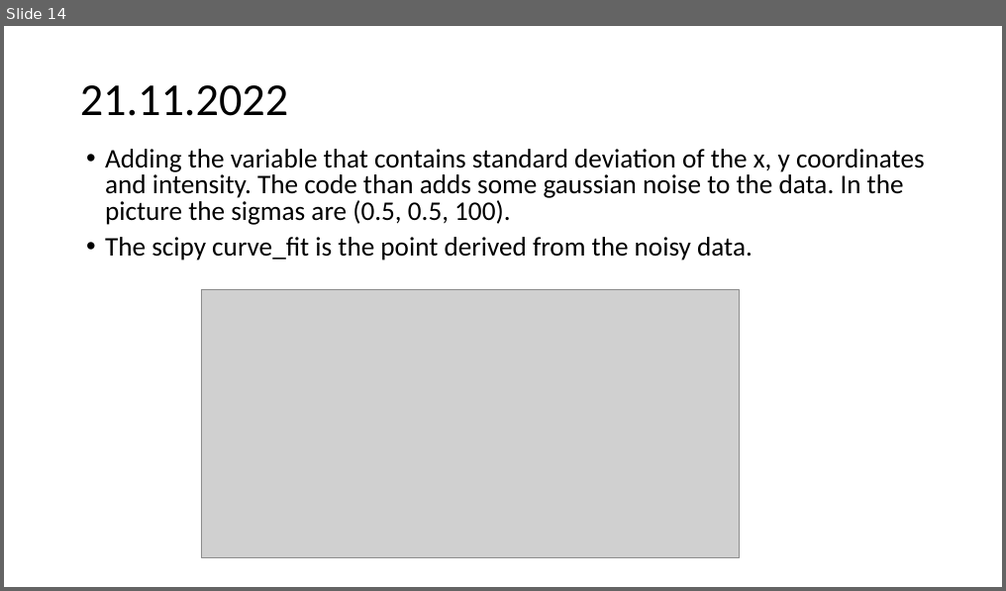
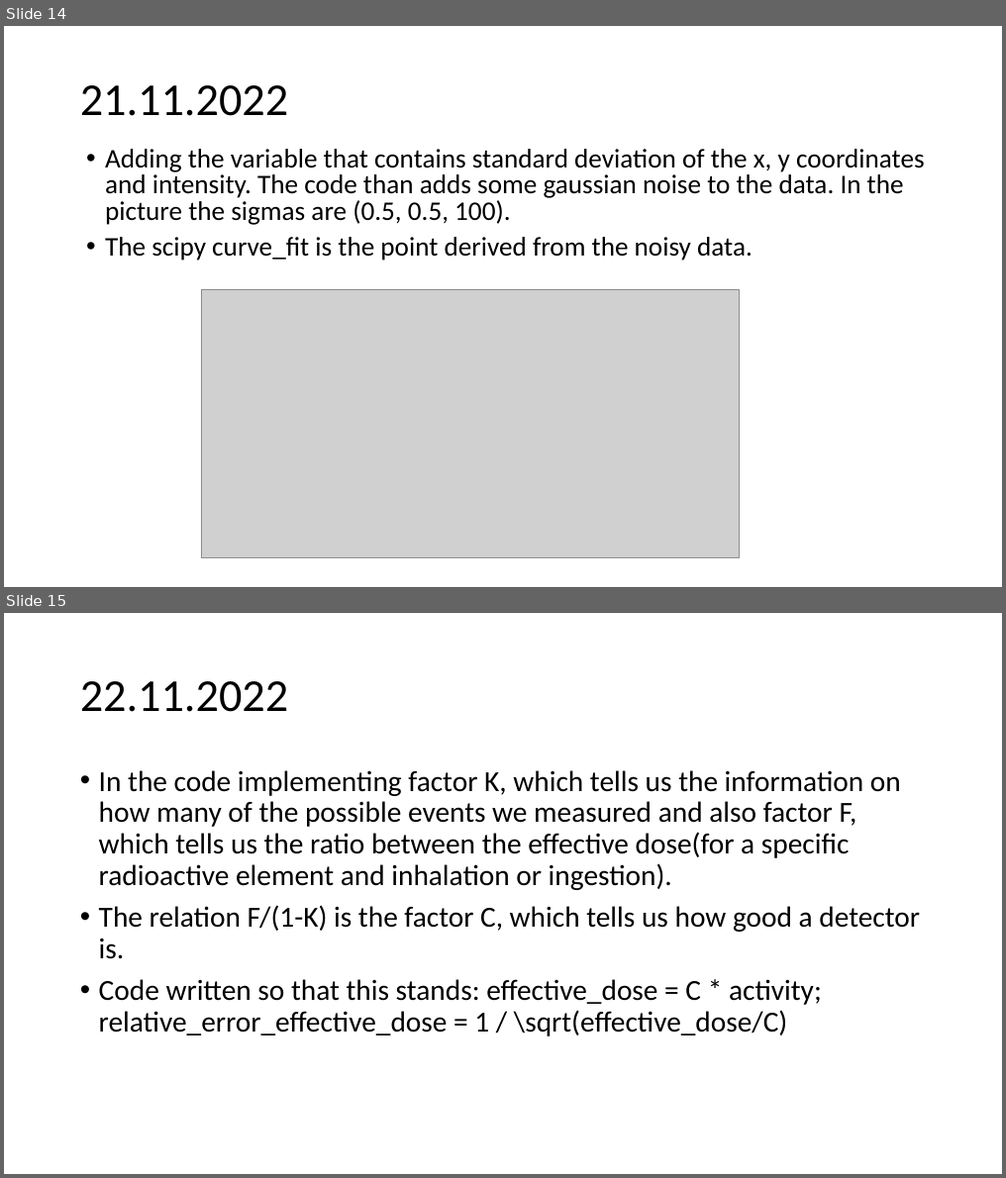
Before and after one commit to urhtrinko/DroneRadioactivity_student_job, a slide deck: reports/work_diary.pptx. Shown one above the other, each under a label of ours: slide 14 before the commit, slides 14 and 15 after it. The pictures are 1006x591 and 1006x1178 pixels, drawn with LibreOffice and Linux fonts; fonts in the diff are those of the drawing; grey boxes stand for pictures. Boxes give left, top, right and bottom in pixels: in the first picture for what was removed or moved away, otherwise in the second. Text is boxed around its words. In the diff, an @@ line names an element or a change of style, - is before the commit and + after.

```diff
--- a/reports/work_diary.pptx
+++ b/reports/work_diary.pptx
@@ slide 15 added at [4,613,1002,1174], background #FFFFFF @@
@@ title added at [80,681,288,712], 44 pt, text #000000 @@
+22.11.2022
@@ text added at [99,770,920,1037], 28 pt, text #000000 @@
+• In the code implementing factor K, which tells us the information on how many of the possible events we measured and also factor F, which tells us the ratio between the effective dose(for a specific radioactive element and inhalation or ingestion).
+• The relation F/(1-K) is the factor C, which tells us how good a detector is.
+• Code written so that this stands: effective_dose = C * activity; relative_error_effective_dose = 1 / \sqrt(effective_dose/C)
```
